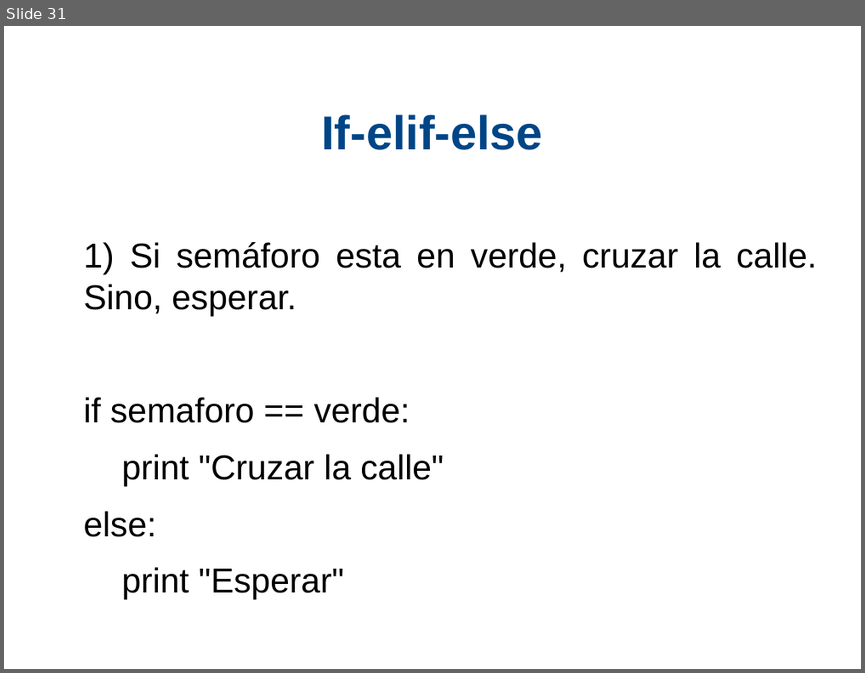
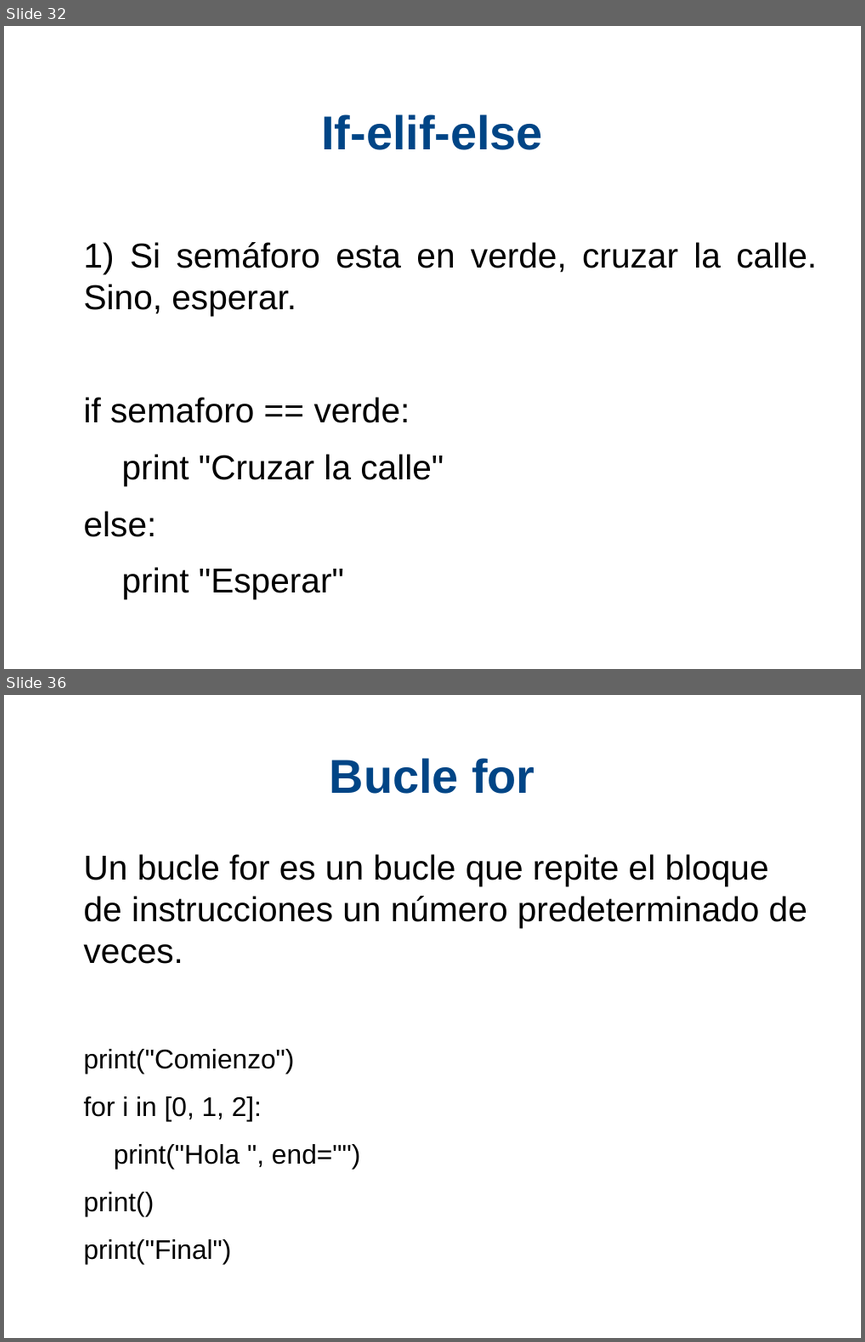
Before and after one commit to xDavidPM/Taller-Python, a slide deck: Python diapositiva.odp. Shown one above the other, each under a label of ours: slide 31 before the commit, slides 32 and 36 after it; the slides between them are not shown. The pictures are 865x673 and 865x1342 pixels, drawn with LibreOffice and Linux fonts; fonts in the diff are those of the drawing; background and template pictures are left out. Boxes give left, top, right and bottom in pixels: in the first picture for what was removed or moved away, otherwise in the second. Text is boxed around its words. In the diff, an @@ line names an element or a change of style, - is before the commit and + after.

```diff
--- a/Python diapositiva.odp
+++ b/Python diapositiva.odp
@@ slide 36 added at [4,695,861,1338], background #FFFFFF @@
@@ title added at [330,758,534,794], 44 pt, text #004586, bold @@
+Bucle for
@@ text added at [84,854,807,1216], 32 pt, text #000000 @@
+Un bucle for es un bucle que repite el bloque de instrucciones un número predeterminado de veces.
+print("Comienzo")
+for i in [0, 1, 2]:
+print("Hola ", end="")
+print()
+print("Final")
@@ what was slide 31 is now slide 32 @@
```
Also in this commit, not shown: 3 slides changed, 10 other slides added, 3 other files.
